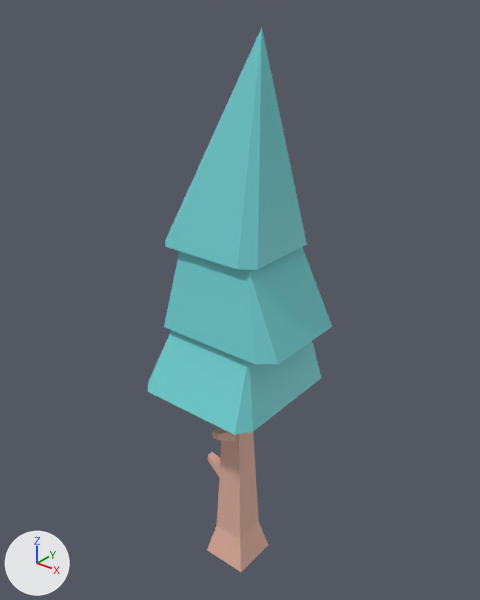
The glTF model assets/models/kit/nature_tree_pineTallA_detailed.glb: old version first, new version second.
Before and after are seen from a camera (50 mm lens) standing at (0.979, -1.213, 1.576) and looking at (-0.015, 0.03, 0.805). Arrows for +X, +Y and +Z are at lower left; the lights stay in place. The first picture is the older version. Vertices at exactly the same position are counted once.

The scene before the commit, as lines of its bpy script (objects in view):
```python
me_mesh_tree_pinetalla_detailed = bpy.data.meshes.new('Mesh tree_pineTallA_detailed')
me_mesh_tree_pinetalla_detailed.from_pydata(...)  # 69 vertices, 134 faces; spans x -0.18..0.21, y -0.2..0.19, z -0.05..1.48
me_mesh_tree_pinetalla_detailed.materials.append(mat_defaultmaterial)
ob_nature_tree_pinetalla_detailed = bpy.data.objects.new('nature_tree_pineTallA_detailed', me_mesh_tree_pinetalla_detailed)
ob_nature_tree_pinetalla_detailed.location = (0.0, 0.0, 0.0)
```
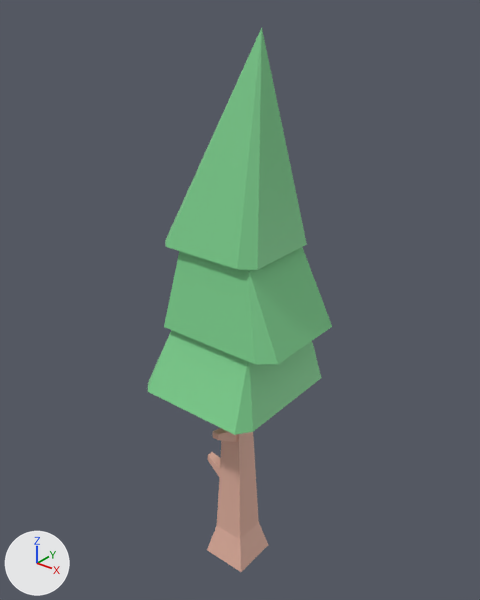
What differs and where, as boxes [x1, y1, x2, y2] in the pictures (480 x 600 px):
part 1 of me_mesh_tree_pinetalla_detailed, recoloured (cyan to green)
    both: [148, 28, 332, 435]

What changed in the scene script:
```text
Change me_mesh_tree_pinetalla_detailed:
    where me_mesh_tree_pinetalla_detailed.from_pydata(...)  # 69 vertices, 134 faces; spans x -0.18..0.21, y -0.2..0.19, z -0.05..1.48
    used by ob_nature_tree_pinetalla_detailed; location = (0.0, 0.0, 0.0)
    me_mesh_tree_pinetalla_detailed part 1: 68 faces centred in x -0.17..0.2, y -0.17..0.18, z 0.58..1.14 are repainted in the vertex colours; the middle colour goes from cyan #72d3d5 to green #7fd390
```
